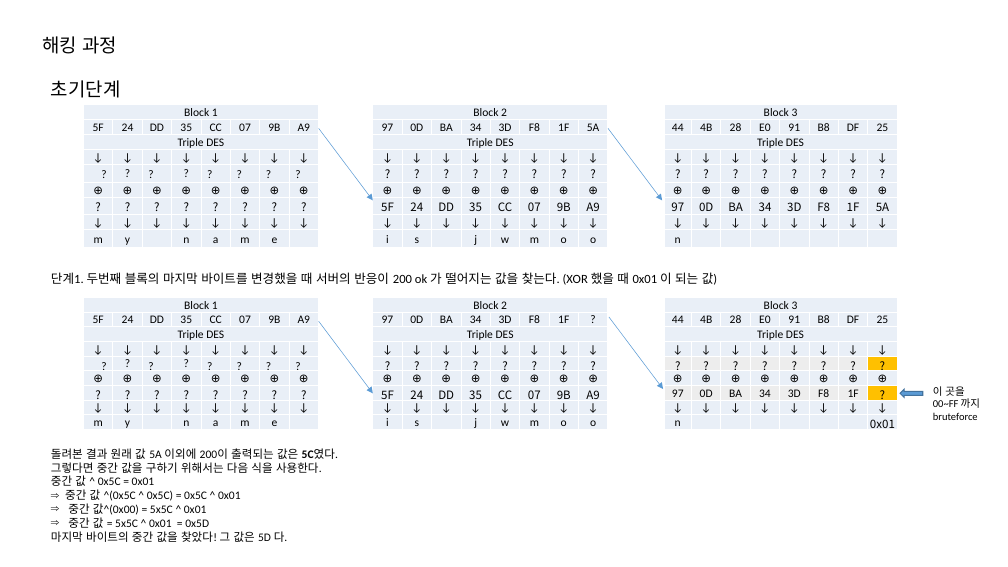
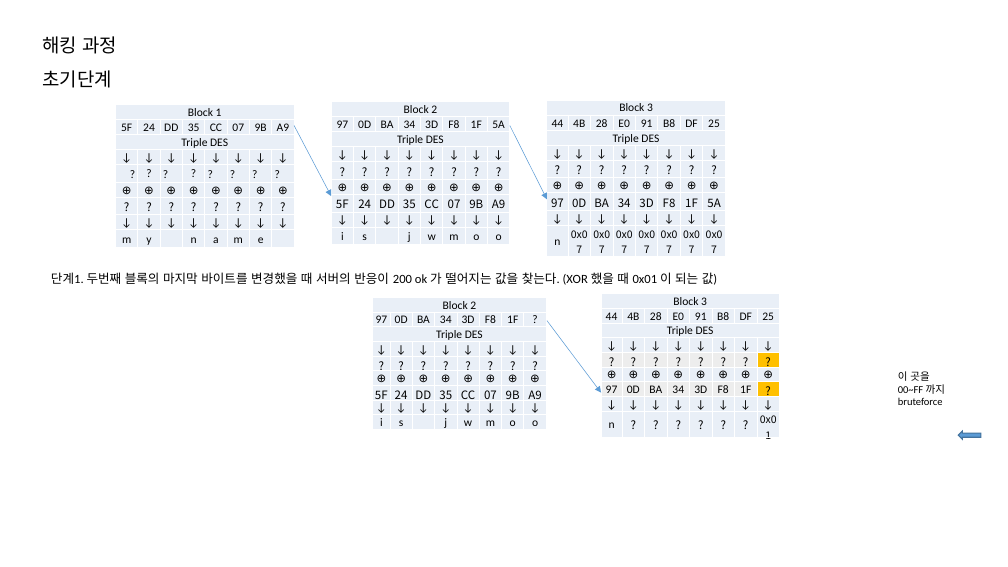
Before and after one commit to JaewoongMoon/my-orgs, a slide deck: slide 3 of hacking/crypto/padding-oracle/flow.pptx. Drawn at 1008x567 pixels with LibreOffice and Linux fonts; fonts in the diff are those of the drawing. Boxes give left, top, right and bottom in pixels: in the first picture for what was removed or moved away, otherwise in the second. Text is boxed around its words. In the diff, an @@ line names an element or a change of style, - is before the commit and + after.

```diff
--- a/hacking/crypto/padding-oracle/flow.pptx
+++ b/hacking/crypto/padding-oracle/flow.pptx
@@ text "초기단계": place and size @@
-text "초기단계" at [51,80,121,98]
+text "초기단계" at [42,70,112,88]
@@ table: place and size @@
-table at [83,104,319,249]
+table at [116,104,297,249]
@@ table: place and size @@
-table at [373,104,609,249]
+table at [331,101,513,246]
@@ table at [547,100,727,249] @@
-row 9: n |  |  |  |  |  |  | 
+row 9: n | 0x07 | 0x07 | 0x07 | 0x07 | 0x07 | 0x07 | 0x07
@@ table: place and size @@
-table at [664,104,898,247]
+table at [547,100,727,249]
@@ arrow moved from (319, 129) - (373, 200) to (294, 126) - (331, 197) @@
@@ arrow moved from (608, 129) - (662, 200) to (510, 126) - (547, 200) @@
@@ table removed at [83,297,319,432], 9 rows, 8 columns @@
-Block 1 |  |  |  |  |  |  | 
-5F | 24 | DD | 35 | CC | 07 | 9B | A9
-Triple DES |  |  |  |  |  |  | 
-↓ | ↓ | ↓ | ↓ | ↓ | ↓ | ↓ | ↓
-? | ? | ? | ? | ? | ? | ? | ?
-⊕ | ⊕ | ⊕ | ⊕ | ⊕ | ⊕ | ⊕ | ⊕
-? | ? | ? | ? | ? | ? | ? | ?
-↓ | ↓ | ↓ | ↓ | ↓ | ↓ | ↓ | ↓
-m | y |  | n | a | m | e | 
@@ table: place and size @@
-table at [373,297,609,432]
+table at [373,297,549,432]
@@ table at [601,293,781,432] @@
-row 9: n |  |  |  |  |  |  | 0x01
+row 9: n | ? | ? | ? | ? | ? | ? | 0x01
@@ size 11 to 10 pt in "0x01" @@
@@ table: place and size @@
-table at [664,297,898,432]
+table at [601,293,781,432]
@@ arrow removed from (319, 321) to (373, 393) @@
@@ arrow moved from (609, 317) - (663, 389) to (547, 321) - (601, 392) @@
@@ text "이 곳을 00~FF 까지 bruteforce": place and size @@
-text "이 곳을 00~FF 까지 bruteforce" at [933,386,980,420]
+text "이 곳을 00~FF 까지 bruteforce" at [898,371,945,405]
@@ text removed at [51,448,338,542] @@
-돌려본 결과 원래 값 5A 이외에 200이 출력되는 값은 5C였다.
-그렇다면 중간 값을 구하기 위해서는 다음 식을 사용한다.
-중간 값 ^ 0x5C = 0x01
-⇒ 중간 값 ^(0x5C ^ 0x5C) = 0x5C ^ 0x01
-⇒ 중간 값^(0x00) = 5x5C ^ 0x01
-⇒ 중간 값 = 5x5C ^ 0x01 = 0x5D
-마지막 바이트의 중간 값을 찾았다! 그 값은 5D 다.
@@ right arrow: place and size @@
-right arrow at [901,389,923,398]
+right arrow at [959,431,982,439]
```
Also in this commit, not shown: 1 other slide changed, 2 slides added, 32 other files.
